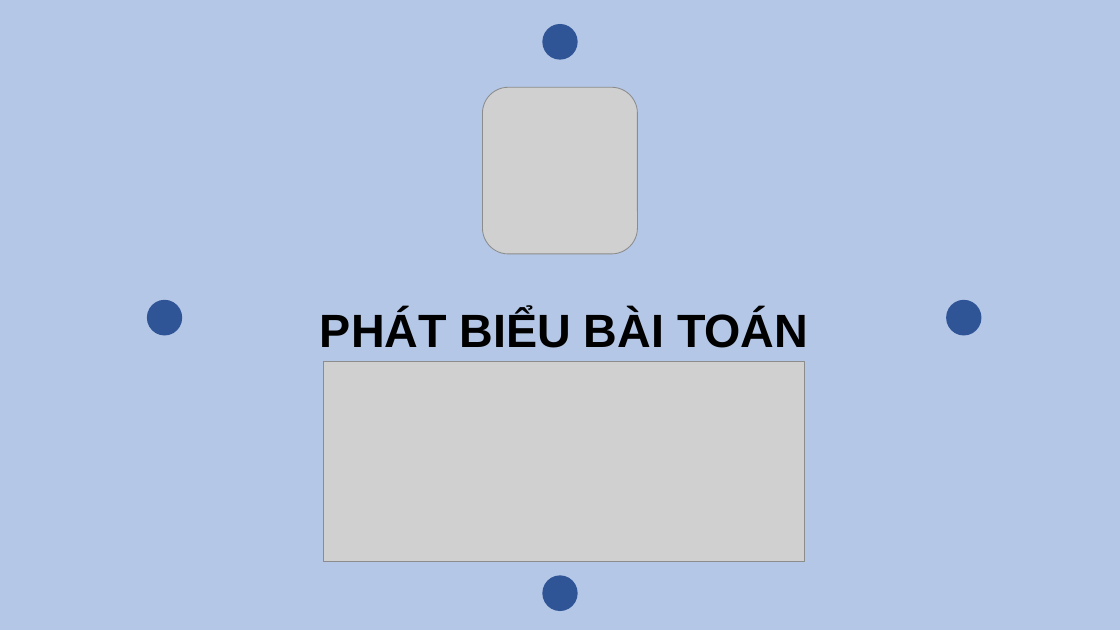
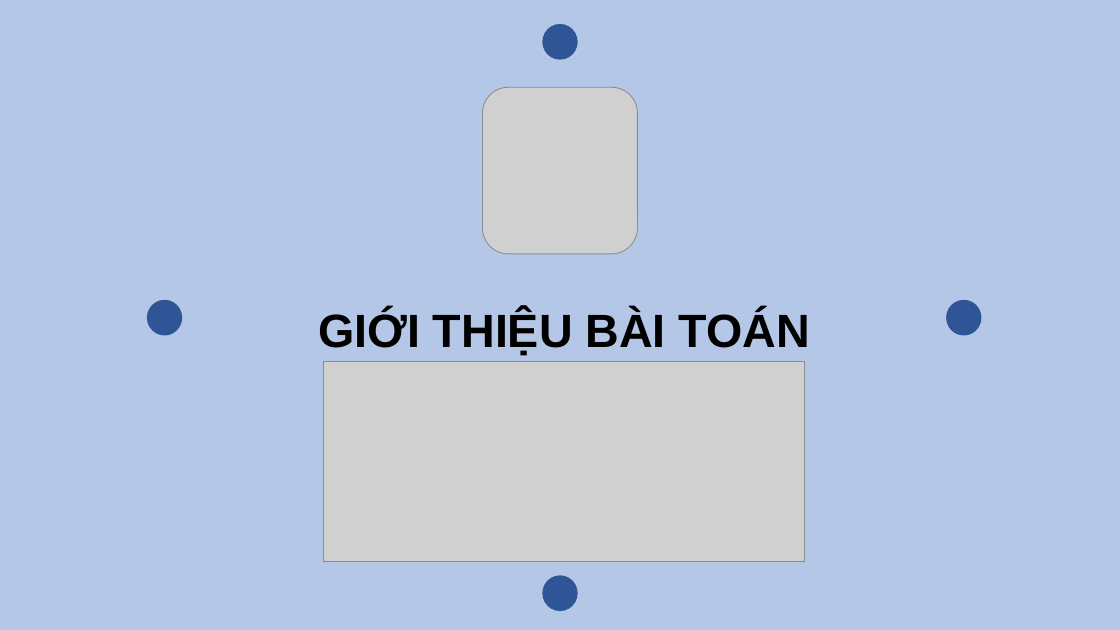
Before and after one commit to Yoshiyuki194/CSC14007_Mid-term-project, a slide deck: slide 7 of Slide.pptx. Drawn at 1120x630 pixels with LibreOffice and Linux fonts; fonts in the diff are those of the drawing; grey boxes stand for pictures; background and template pictures are left out. Boxes give left, top, right and bottom in pixels: in the first picture for what was removed or moved away, otherwise in the second. Text is boxed around its words. In the diff, an @@ line names an element or a change of style, - is before the commit and + after.

Commit message:
Update slide

```diff
--- a/Slide.pptx
+++ b/Slide.pptx
@@ text at [318,310,810,356]: text changed @@
-PHÁT BIỂU BÀI TOÁN
+GIỚI THIỆU BÀI TOÁN
```
Also in this commit, not shown: 1 slide added, 1 slide removed, 1 other file.
